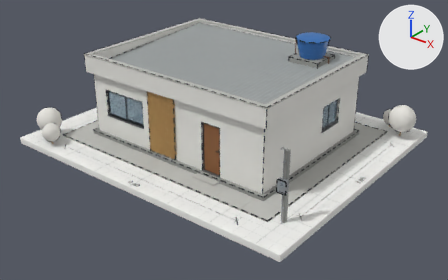
What one commit did to the glTF model obra_facil/assets/3d/maquete.glb.
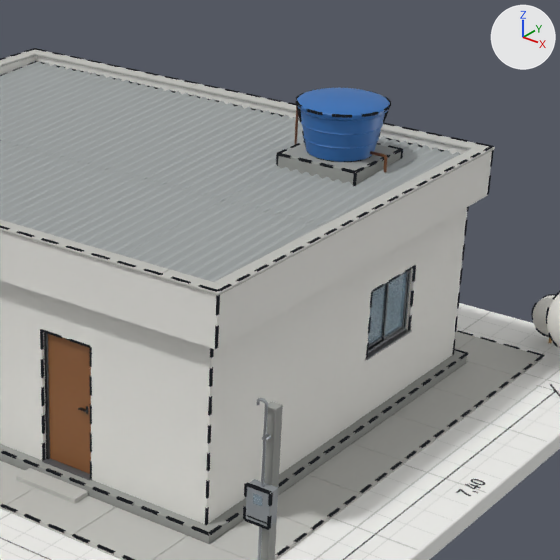
There are two pictures of each version: one whole from a 50 mm camera at (15.8, -19.9, 12.02) aimed at (0.56, -0.85, 0.21), one close up on the part from 42% to 88% of the width and 0% to 74% of the height. The lights are fixed; the arrows at upper right show +X, +Y and +Z. The older version's two pictures come first. Where no turn or scale is listed for an object, it has been applied to the vertices. Vertices at exactly the same position are counted once.

The first close-up shows 'acabamento_esquadrias', 'acabamento_porta', 'base', 'cobertura_telhas', 'eletrica_poste', 'fantasma_fase_02', 'fundacao_radier', 'hidraulica_base', 'hidraulica_caixa_dagua', 'pintura_paredes', 'revestimentos_calcada', 'revestimentos_pingadeira' and 12 more.
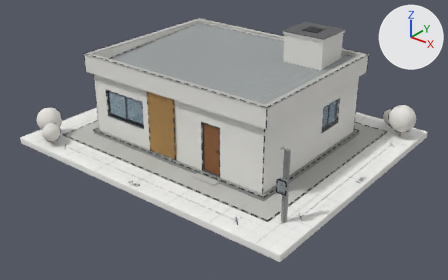
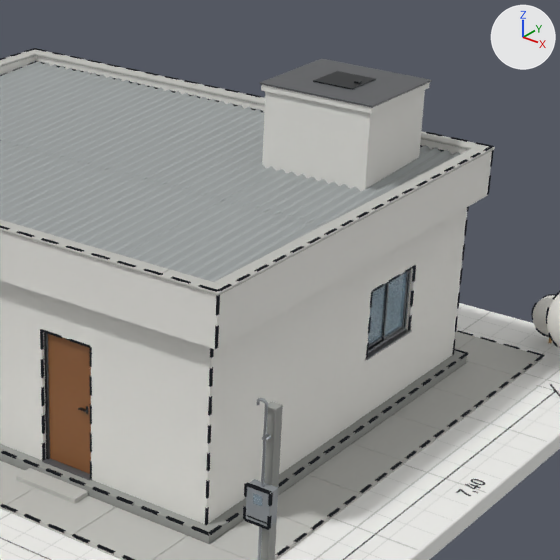
Pixel boxes [x1, y1, x2, y2] of what changed, in the close-ups (560 x 560 px):
part 1 of me_revestimentos_pingadeira, added
    after: [261, 82, 430, 114]
part 2 of me_revestimentos_pingadeira, added
    after: [260, 59, 432, 108]
part 3 of me_revestimentos_pingadeira, added
    after: [313, 71, 376, 90]
part 4 of me_pintura_paredes, added
    after: [262, 90, 425, 191]
'hidraulica_caixa_dagua', unchanged, covered by the edit
    before: [297, 88, 390, 162]
'hidraulica_base', unchanged, covered by the edit
    before: [278, 143, 401, 185]

Patch to the scene script:
```diff
--- a/obra_facil/assets/3d/maquete.glb.py
+++ b/obra_facil/assets/3d/maquete.glb.py
@@ me_revestimentos_pingadeira @@
 # used by ob_revestimentos_pingadeira; location = (0.0, 0.0, 3.74)
-me_revestimentos_pingadeira.from_pydata(...)  # 816 vertices, 1496 faces; spans x -4.77..4.77, y -3.77..3.77, z 0.0..0.04
+me_revestimentos_pingadeira.from_pydata(...)  # 992 vertices, 1832 faces; spans x -4.77..4.77, y -3.77..3.77, z 0.0..1.16
+# me_revestimentos_pingadeira part 1: a new loose piece of 56 vertices spanning x 1.95..3.9, y 1.33..3.07, z 0.99..1.09, in mat_tinta (white #e9e8e3)
+# me_revestimentos_pingadeira part 2: a new loose piece of 56 vertices spanning x 1.93..3.92, y 1.31..3.09, z 1.09..1.12, in mat_granito (dark grey #55575a)
+# me_revestimentos_pingadeira part 3: a new loose piece of 56 vertices spanning x 2.55..3.25, y 1.85..2.55, z 1.12..1.14, in mat_aluminio_escuro (dark grey #2b2e31)
+# other edits to the shape of me_revestimentos_pingadeira do not show in these pictures
 me_revestimentos_pingadeira.materials.append(mat_calcada)
+me_revestimentos_pingadeira.materials.append(mat_tinta)  # white #e9e8e3
+me_revestimentos_pingadeira.materials.append(mat_granito)  # dark grey #55575a
+me_revestimentos_pingadeira.materials.append(mat_aluminio_escuro)  # dark grey #2b2e31
@@ me_pintura_paredes @@
 # used by ob_pintura_paredes; location = (0.0, 0.0, 0.0)
-me_pintura_paredes.from_pydata(...)  # 587 vertices, 1194 faces; spans x -4.74..4.74, y -3.74..3.74, z 0.19..3.74
+me_pintura_paredes.from_pydata(...)  # 643 vertices, 1302 faces; spans x -4.74..4.74, y -3.74..3.74, z 0.19..4.75
+# me_pintura_paredes part 4: a new loose piece of 56 vertices spanning x 2.0..3.85, y 1.38..3.02, z 3.12..4.75, in mat_tinta (white #e9e8e3)
 me_pintura_paredes.materials.append(mat_tinta)
```
